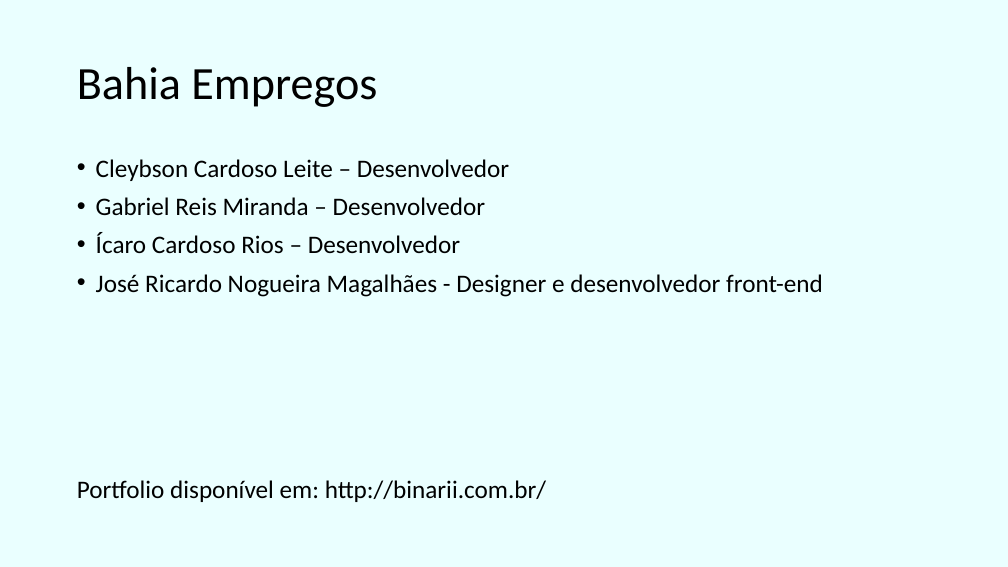
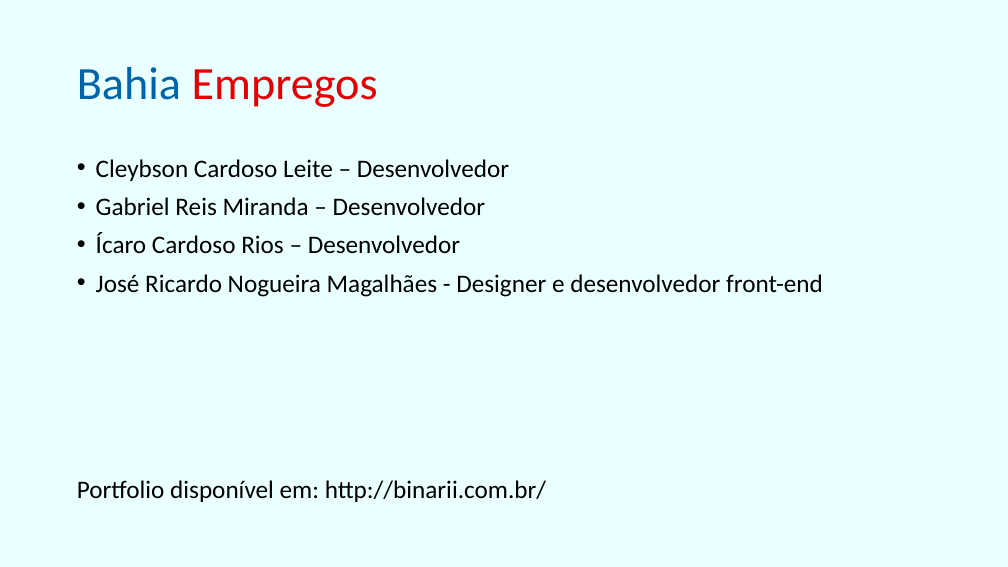
Before and after one commit to IcaroRios/CPBA2017HackatonDesafiosBahia, a slide deck: slide 2 of materiais/Apresentação1.pptx. Drawn at 1008x567 pixels with LibreOffice and Linux fonts; fonts in the diff are those of the drawing. Boxes give left, top, right and bottom in pixels: in the first picture for what was removed or moved away, otherwise in the second. Text is boxed around its words. In the diff, an @@ line names an element or a change of style, - is before the commit and + after.

```diff
--- a/materiais/Apresentação1.pptx
+++ b/materiais/Apresentação1.pptx
@@ title "Bahia Empregos" at bbox=[77, 67, 378, 107]: text colour #000000 to #0064AA in "Bahia"; text colour #000000 to #E60004 in "Empregos" @@
```
Also in this commit, not shown: 2 other slides changed, 1 slide added, 3 other files.
